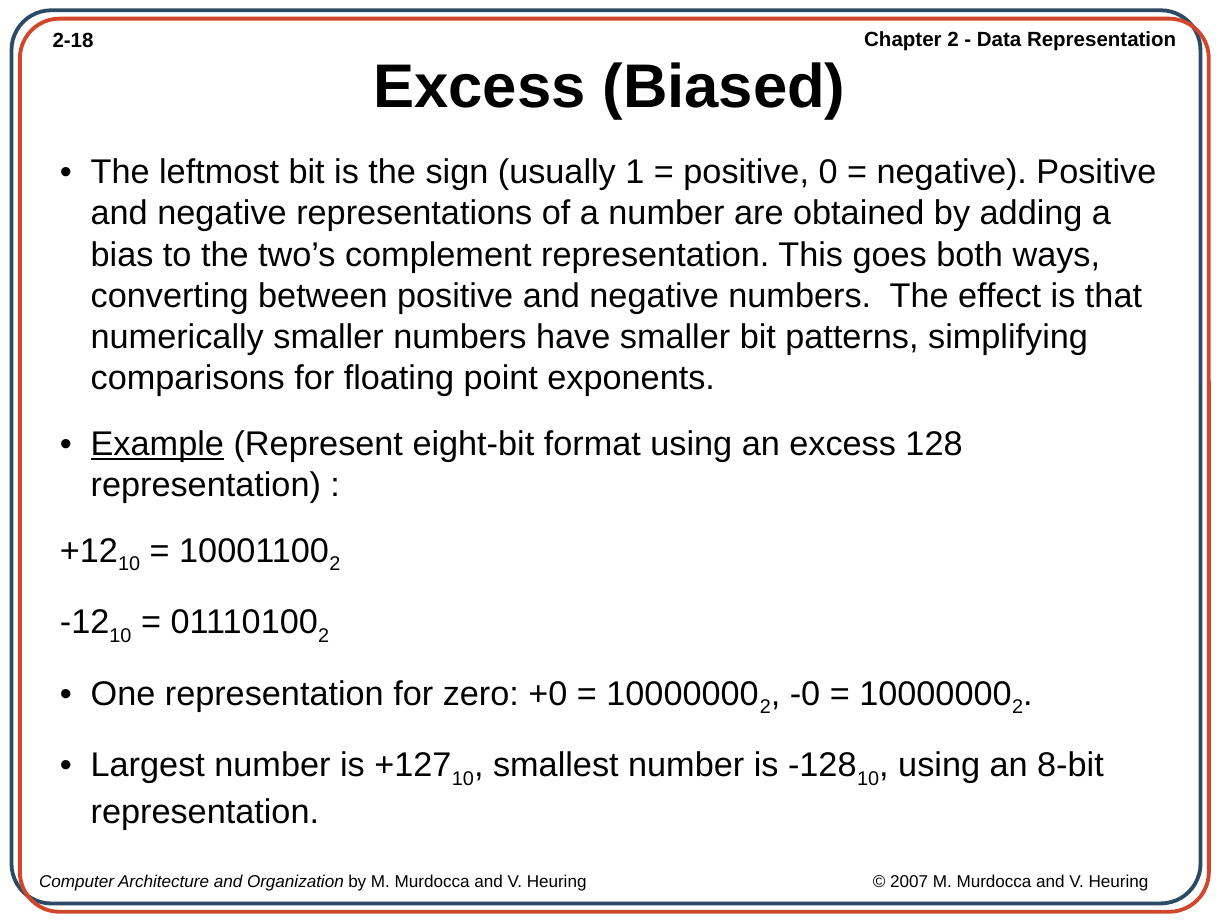
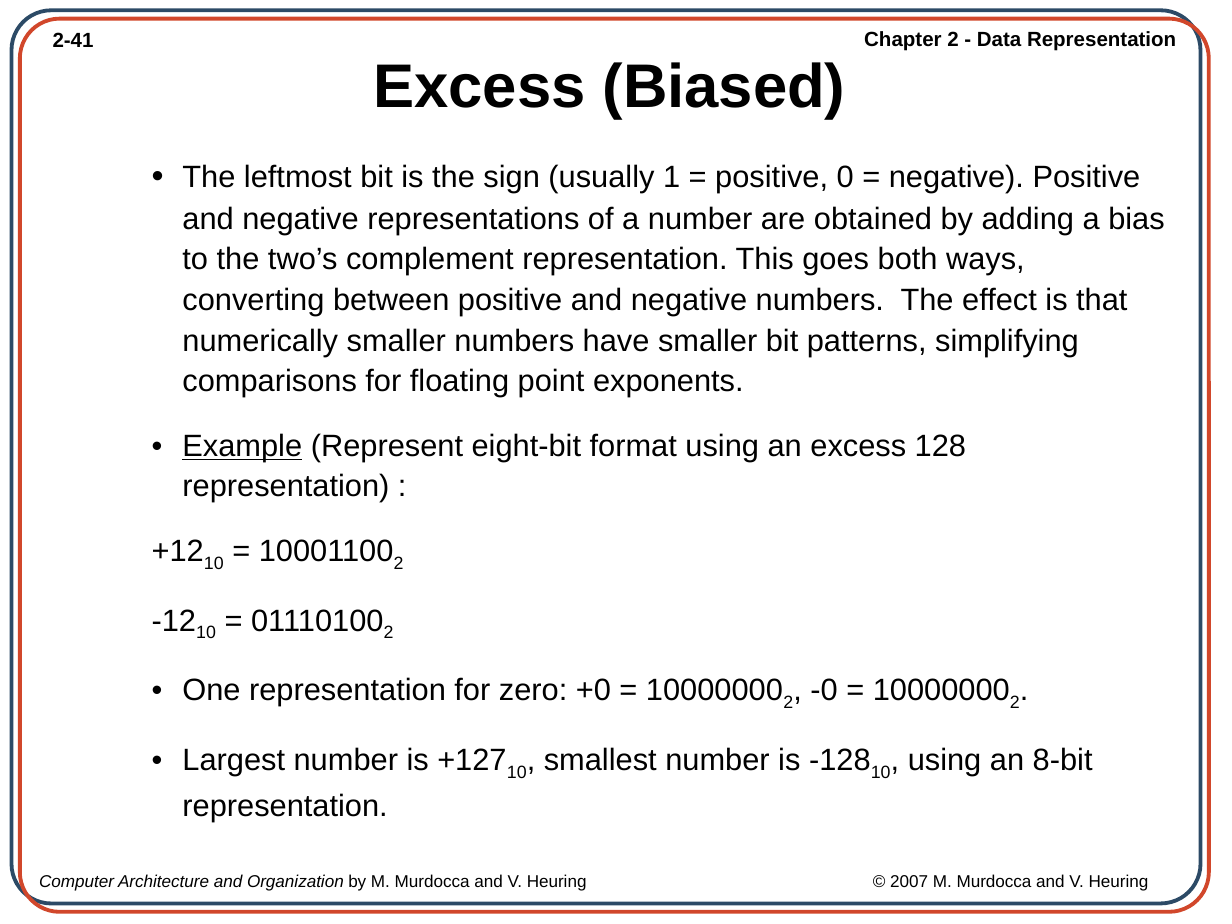
Before and after one commit to AfiqahAzahari-here/computer_organization_arch, a slide deck: slide 41 of SLIDE_NOTA/Ch02_Data Representation.ppt (slide 18 before the commit). Drawn at 1232x924 pixels with LibreOffice and Linux fonts; fonts in the diff are those of the drawing; background and template pictures are left out. Boxes give left, top, right and bottom in pixels: in the first picture for what was removed or moved away, otherwise in the second. Text is boxed around its words. In the diff, an @@ line names an element or a change of style, - is before the commit and + after.

```diff
--- a/SLIDE_NOTA/Ch02_Data Representation.ppt
+++ b/SLIDE_NOTA/Ch02_Data Representation.ppt
@@ page number at [53,32,94,47]: text changed @@
-2-18
+2-41
@@ text "• The leftmost bit is ...": place and size @@
-text "• The leftmost bit is ..." at [91,158,1156,830]
+text "• The leftmost bit is ..." at [182,164,1164,821]
@@ text "• The leftmost bit is ..." at [182,164,1164,821]: size 20 to 18 pt; line spacing 1 to 1.1 @@
```
Also in this commit, not shown: 11 other slides changed, 33 slides added, 4 other files.
